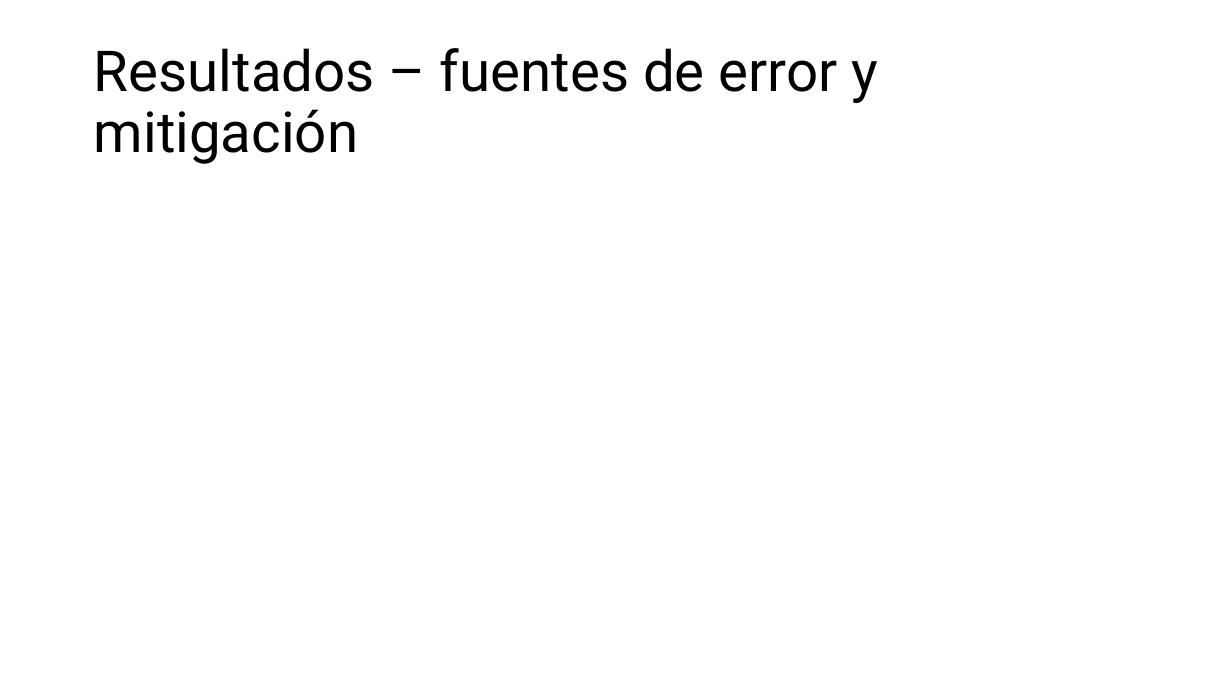
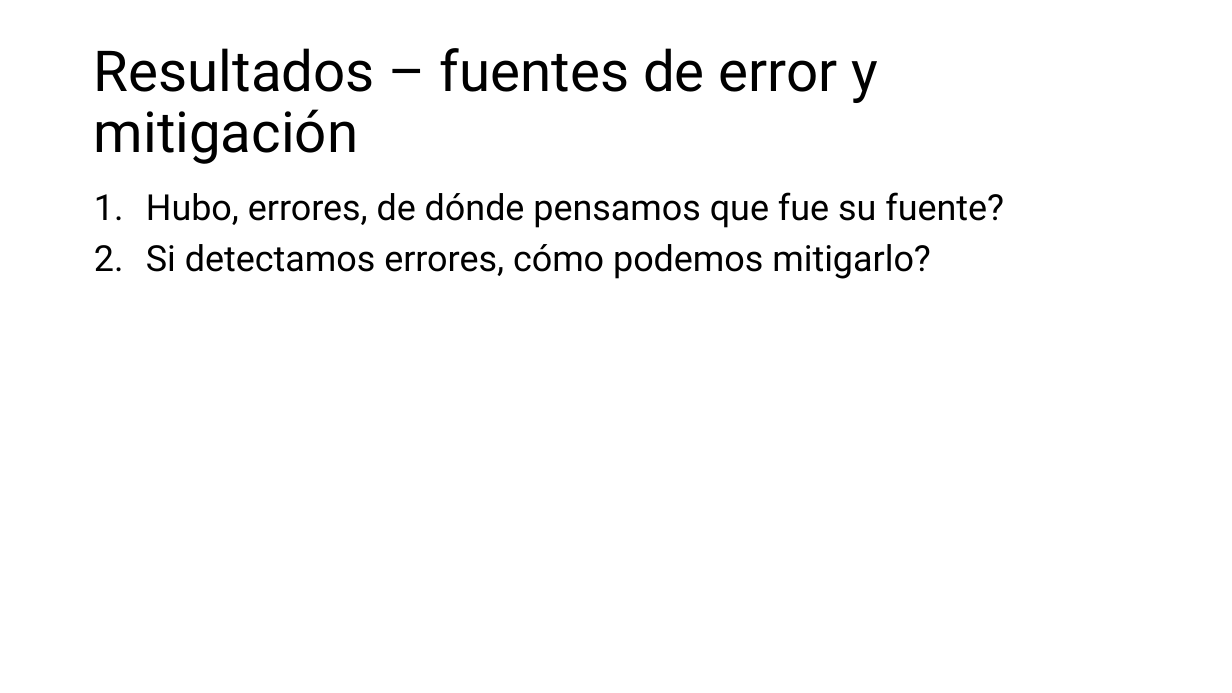
Before and after one commit to Archimedean2345/The-thermal-repository, a slide deck: slide 14 of PIAE2-Presentacion Tecnica.pptx (slide 13 before the commit). Drawn at 1232x693 pixels with LibreOffice and Linux fonts; fonts in the diff are those of the drawing. Boxes give left, top, right and bottom in pixels: in the first picture for what was removed or moved away, otherwise in the second. Text is boxed around its words. In the diff, an @@ line names an element or a change of style, - is before the commit and + after.

```diff
--- a/PIAE2-Presentacion Tecnica.pptx
+++ b/PIAE2-Presentacion Tecnica.pptx
@@ text added at bbox=[146, 192, 1004, 279], 28 pt, text #000000 @@
+1. Hubo, errores, de dónde pensamos que fue su fuente?
+2. Si detectamos errores, cómo podemos mitigarlo?
```
Also in this commit, not shown: 13 other slides changed, 1 slide added, 1 slide removed.
